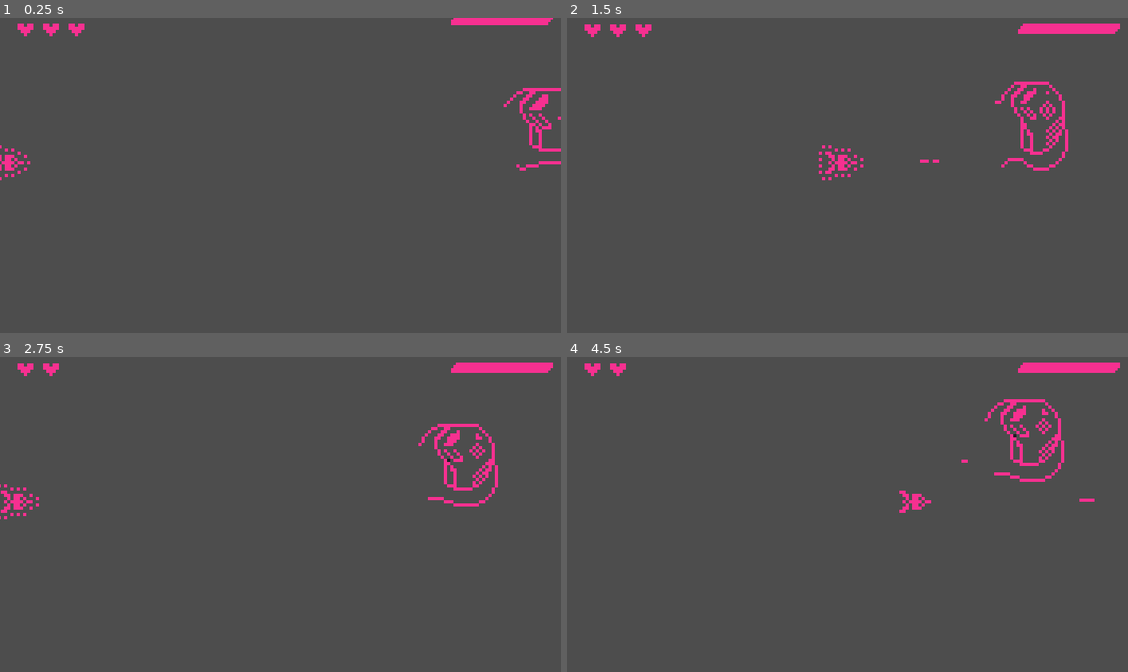
Above: before the commit, frames 1-4 (two rows, left to right).
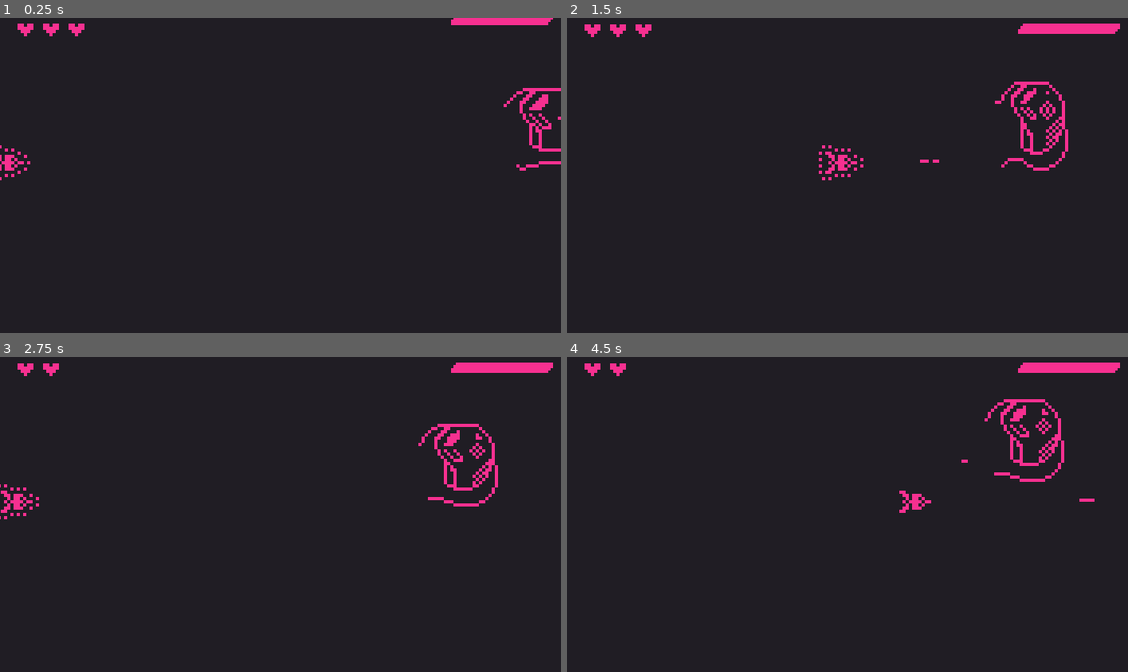
Above: after the commit, the same moments.

Repository: victor-romero-martinez/space-umpact
Game: Godot game, scene res://test/test_room.tscn
Two runs of this game, one before a commit and one after it. Both use one fixed random seed, a clock stepped at 60 frames per second and the inputs below. This scene is started directly instead of the project's main scene.
Inputs:
- Up to frame 1 (0.25 s): no input
- Up to frame 2 (1.5 s): tap Enter (ui_accept) at 0.5, 0.77 s; hold Right (ui_right) from 0.53 s (still down)
- Up to frame 3 (2.75 s): tap Enter (ui_accept) at 1.52 s; release Right (ui_right) at 2.03 s; hold Left (ui_left) from 2.03 s (still down)
- Up to frame 4 (4.5 s): release Left (ui_left) at 2.78 s; hold Right (ui_right) 2.78-4.28 s; tap Enter (ui_accept) at 3.02, 3.77 s; hold Left (ui_left) from 4.28 s (still down)

The runs differ from the first frame. In frame 1, 99% of the frame differs, in the area x 0-100%, y 0-100%; in frame 2, 98%; in frame 3, 98%; in frame 4, 98%.

Commit message:
update: get boos in tree

Diff:
--- a/scripts/utils/health_bar.gd
+++ b/scripts/utils/health_bar.gd
@@ -11,17 +11,17 @@
 
 func _ready():
 	_initial_position = position # set position to hide
-	#DANGER: _boss must be the last child
-	var target = get_parent().get_child(-1)
 
-	if target is BossEenemy:
-		_boss = target
-		_boss.set_health.connect(_on_set_health_bar)
-		_boss.activate_fight.connect(_on_activate_fight)
-		_boss.hit.connect(_on_hit)
-		_boss.defeated.connect(_hide_health_bar)
+	var boss = get_parent().get_children().filter(func (c): return c is BossEenemy)[0]
+
+	if boss:
+		boss.set_health.connect(_on_set_health_bar)
+		boss.activate_fight.connect(_on_activate_fight)
+		boss.hit.connect(_on_hit)
+		boss.defeated.connect(_hide_health_bar)
 	else:
-		push_warning('The last component should be _bossenemy')
+		push_warning('Boss is missing')
+
 
 
 func _show_health_bar():
--- a/test/test_room.tscn
+++ b/test/test_room.tscn
@@ -8,6 +8,12 @@
 
 [node name="TestRoom" type="Node2D"]
 script = ExtResource("1_odhxs")
+
+[node name="ColorRect" type="ColorRect" parent="."]
+offset_right = 176.0
+offset_bottom = 99.0
+color = Color(0.12549, 0.113725, 0.141176, 1)
+metadata/_edit_lock_ = true
 
 [node name="BossChunk" parent="." instance=ExtResource("4_fsf2b")]
 
